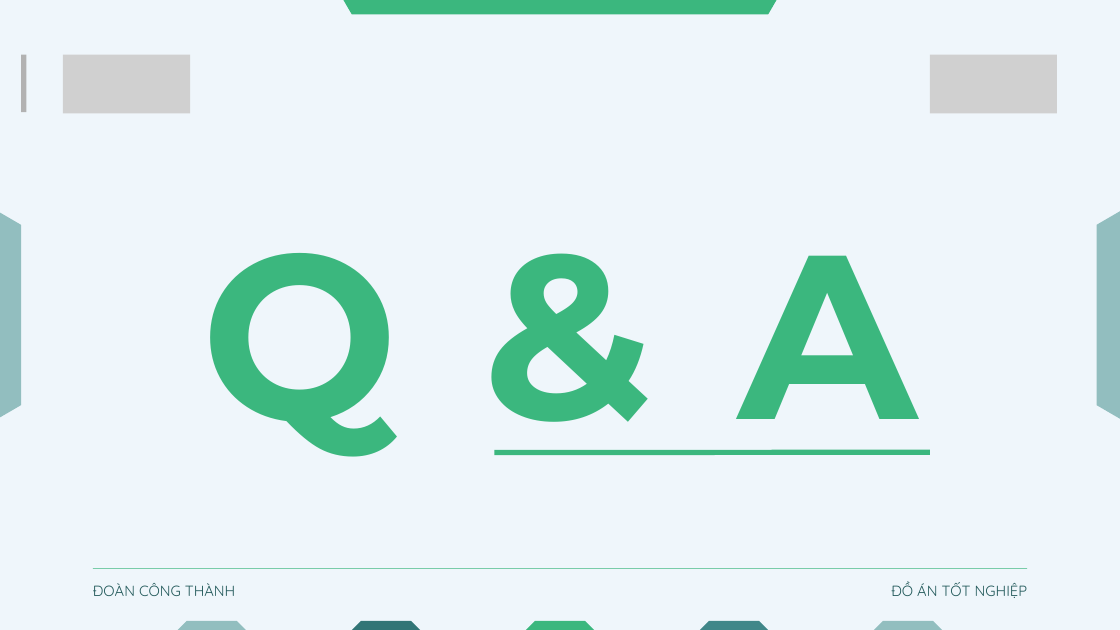
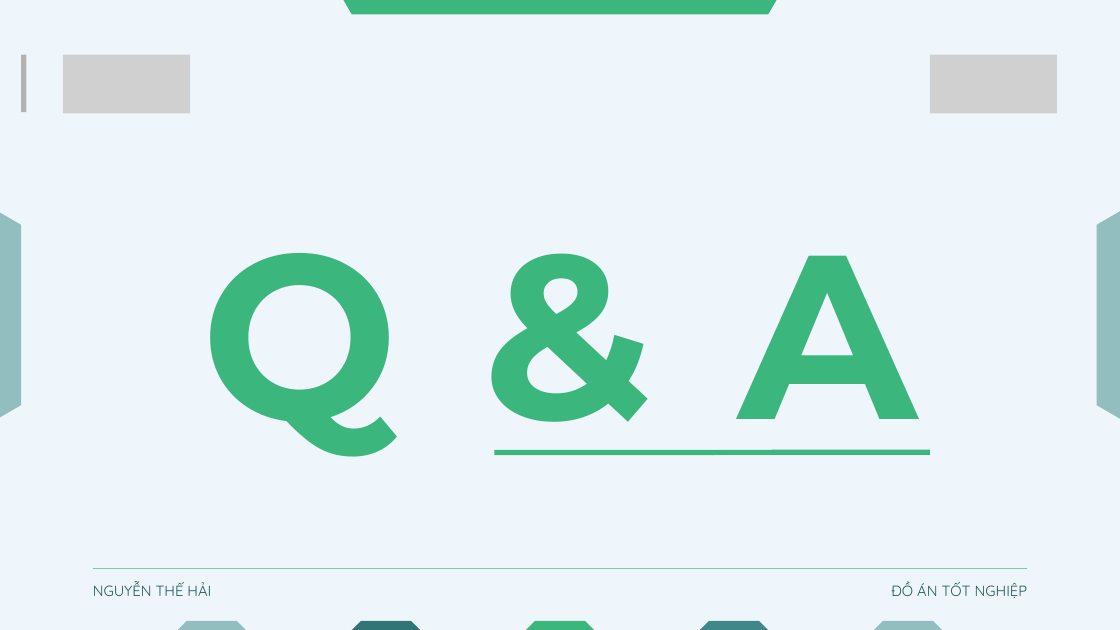
Before and after one commit to HaiPoxy/DATN, a slide deck: slide 14 of Slide đồ án.pptx. Drawn at 1120x630 pixels with LibreOffice and Linux fonts; fonts in the diff are those of the drawing; grey boxes stand for pictures. Boxes give left, top, right and bottom in pixels: in the first picture for what was removed or moved away, otherwise in the second. Text is boxed around its words. In the diff, an @@ line names an element or a change of style, - is before the commit and + after.

```diff
--- a/Slide đồ án.pptx
+++ b/Slide đồ án.pptx
@@ text at (93,581,211,596): text changed @@
-ĐOÀN CÔNG THÀNH
+NGUYỄN THẾ HẢI
```
Also in this commit, not shown: 3 other slides changed, 11 other files.
